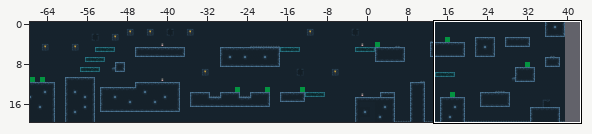
Tiled map, stored at src/levels/level2.tmx. The picture above shows the old version from afar; the outline marks the close-up.
Close-up. Old version:
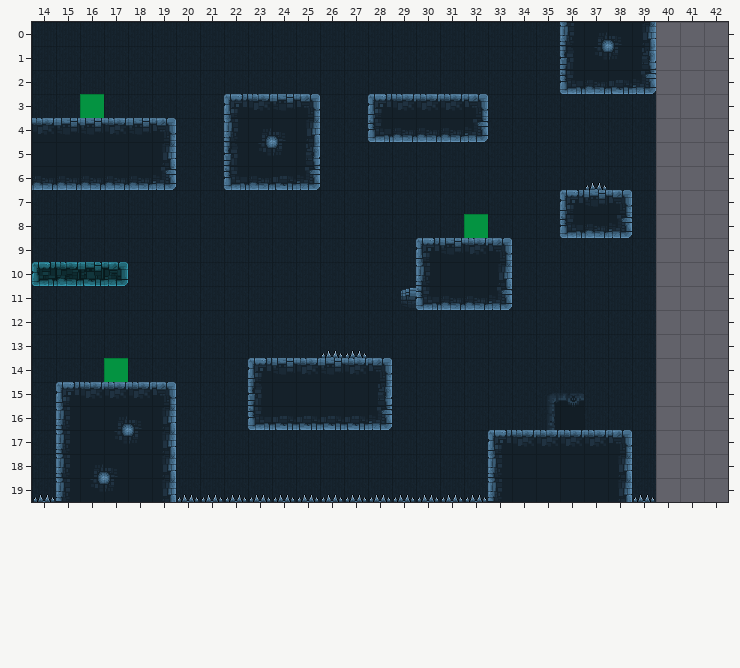
Cells are 32x32 px. Shown: x 14..42, y 0..19. The commit also changed other parts of the map, which this record leaves out. The old version is drawn lined up with the new one.
The result:
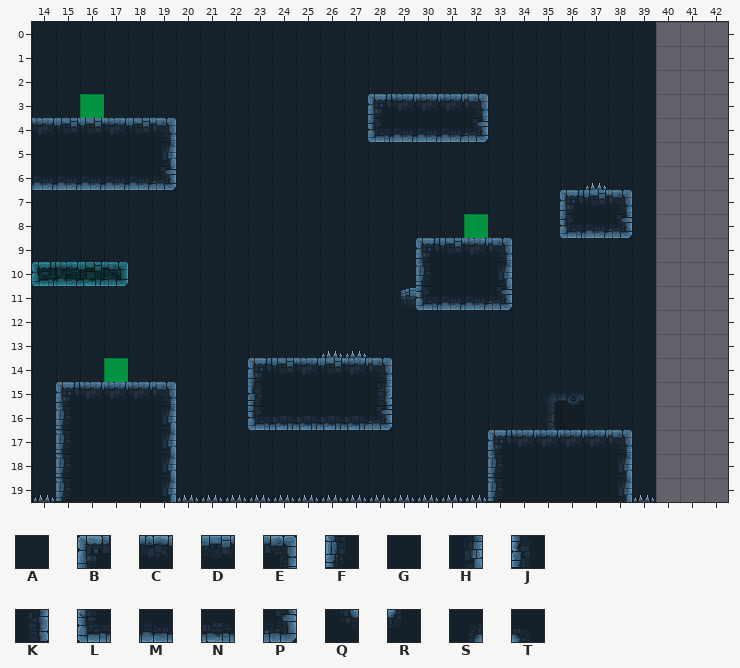
Key: from "tileset": A 0, B 7, C 8, D 9, E 10, F 13, G 14, H 16, J 19, K 22, L 25, M 26, N 27, P 28, Q 36, R 37, S 38, T 39.
_ is an empty cell, . an unchanged one.
From old to new:
map size 140x20 -> 40x20 cells (old content now starts at -100,0; both pictures use the new coordinates)
--- layer "foreground"
@@ x 22..39 @@
- 0 ..............FSTH
- 1 ..............JQRK
- 2 ..............LMNP
- 3 BCDE..............
- 4 FSTH..............
- 5 JQRK..............
- 6 LMNP..............
+ 0 ..............AAAA
+ 1 ..............AAAA
+ 2 ..............AAAA
+ 3 AAAA..............
+ 4 AAAA..............
+ 5 AAAA..............
+ 6 AAAA..............
@@ x 16..18 @@
-16 .ST
-17 .QR
-18 ST.
-19 QR.
+16 .GG
+17 .GG
+18 GG.
+19 GG.
Pixel boxes of the changes (left, top, right, bottom) in both close-ups:
changed: (560, 22, 656, 94)
changed: (224, 94, 320, 190)
changed: (90, 416, 142, 492)
